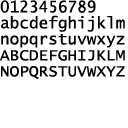
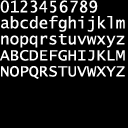
Before/after of a 128x128 layered artwork. What changed in the layer stack:
painted on "0123456789 abcdefghijklm nopqrstuvwxyz ABCDEFGHIJKLM NOPQRSTUVW" over [0, 0, 125, 79]
painted on "Layer 1" over [0, 0, 128, 128]
